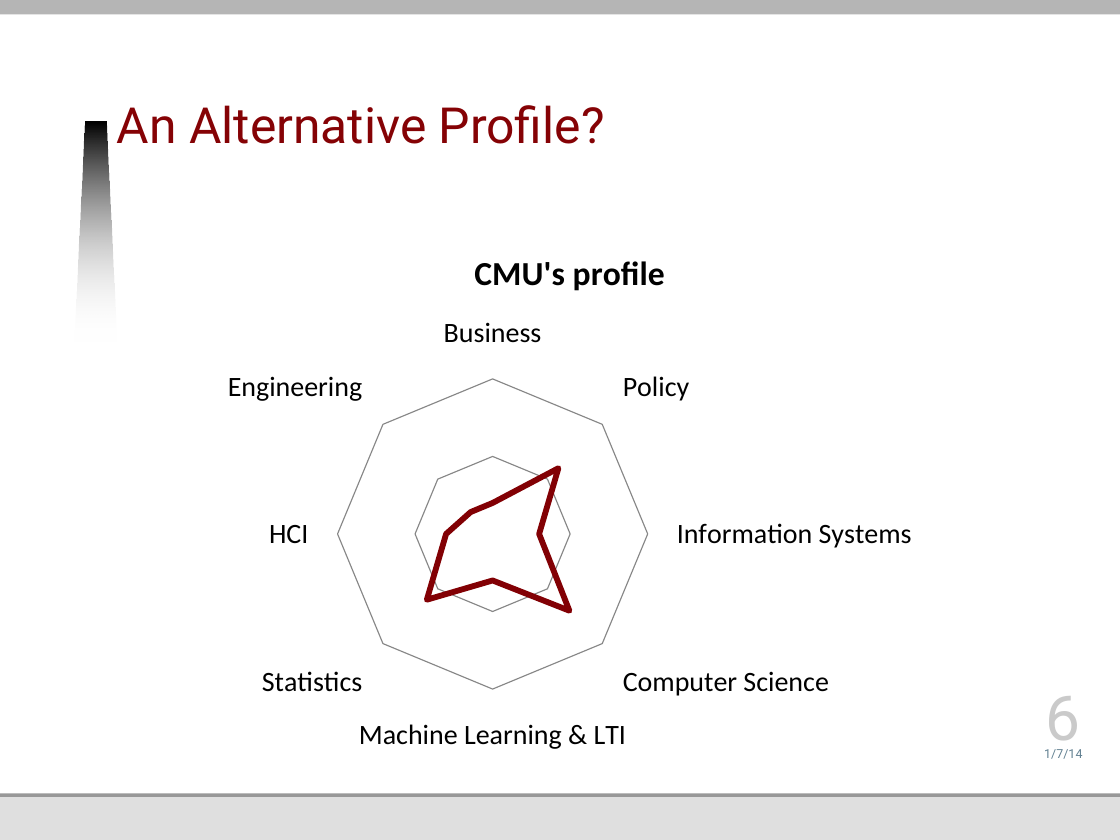
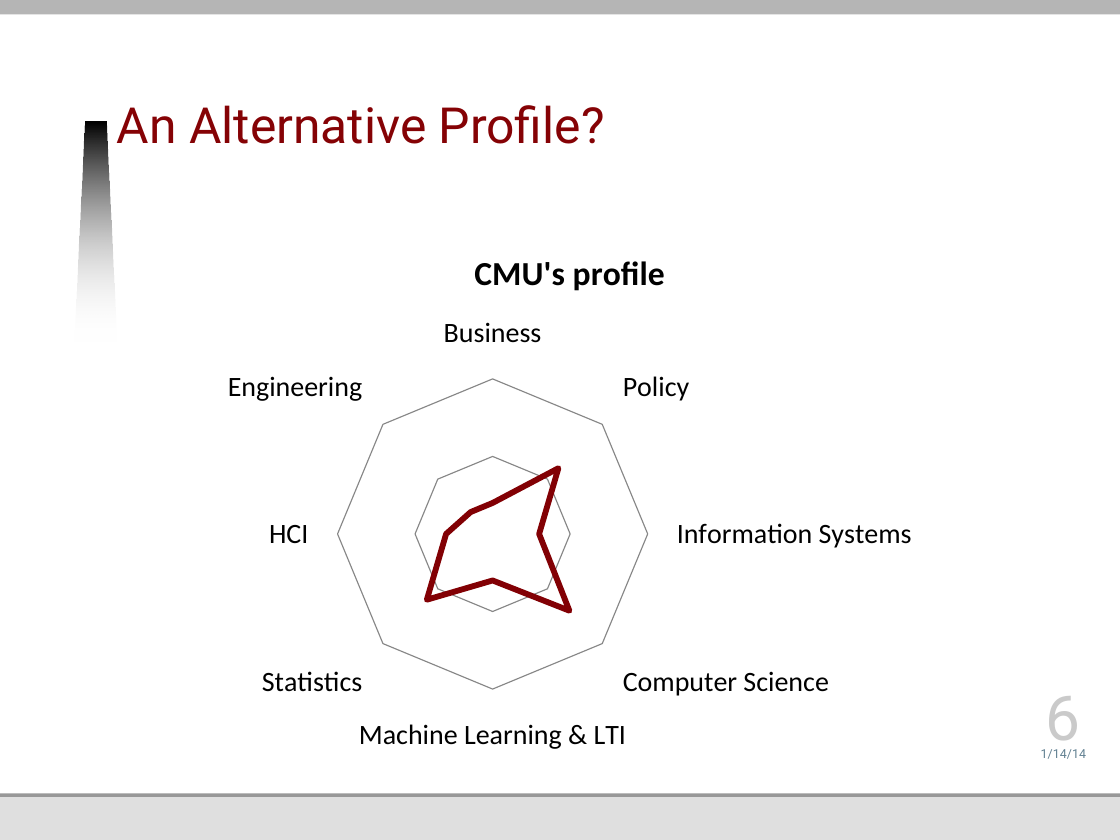
Before and after one commit to jmankoff/data, a slide deck: slide 6 of Lectures/1 Introduction.pptx. Drawn at 1120x840 pixels with LibreOffice and Linux fonts; fonts in the diff are those of the drawing; background and template pictures are left out. Boxes give left, top, right and bottom in pixels: in the first picture for what was removed or moved away, otherwise in the second. Text is boxed around its words. In the diff, an @@ line names an element or a change of style, - is before the commit and + after.

```diff
--- a/Lectures/1 Introduction.pptx
+++ b/Lectures/1 Introduction.pptx
@@ text at box(1041, 749, 1086, 759): text changed @@
-1/7/14
+1/14/14
```
Also in this commit, not shown: 16 other slides changed, 2 slides added, 13 slides removed, 5 other files.
